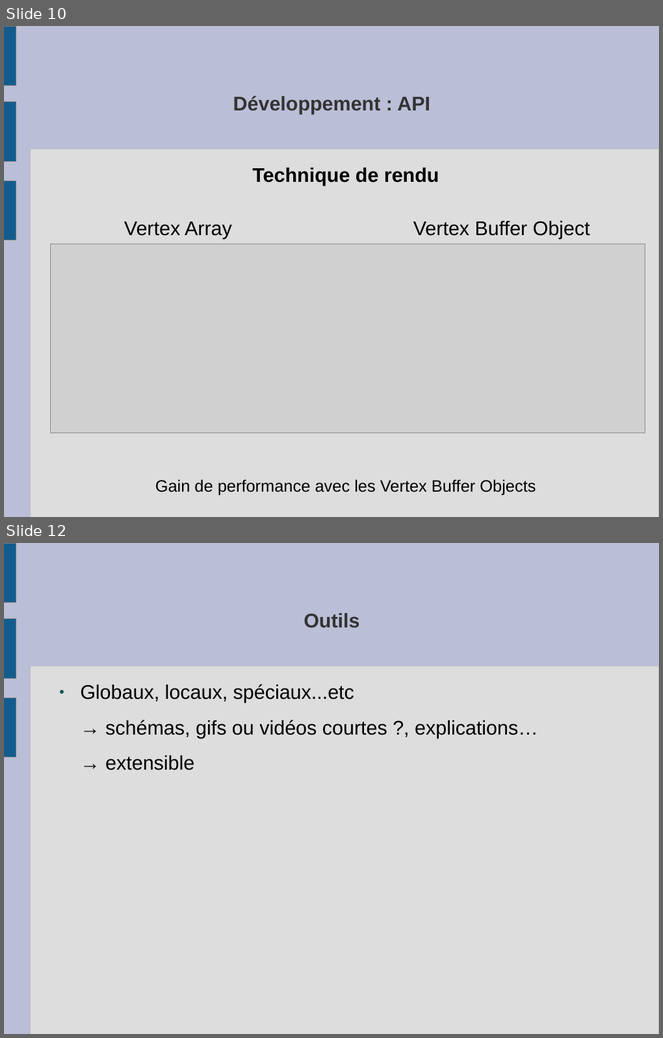
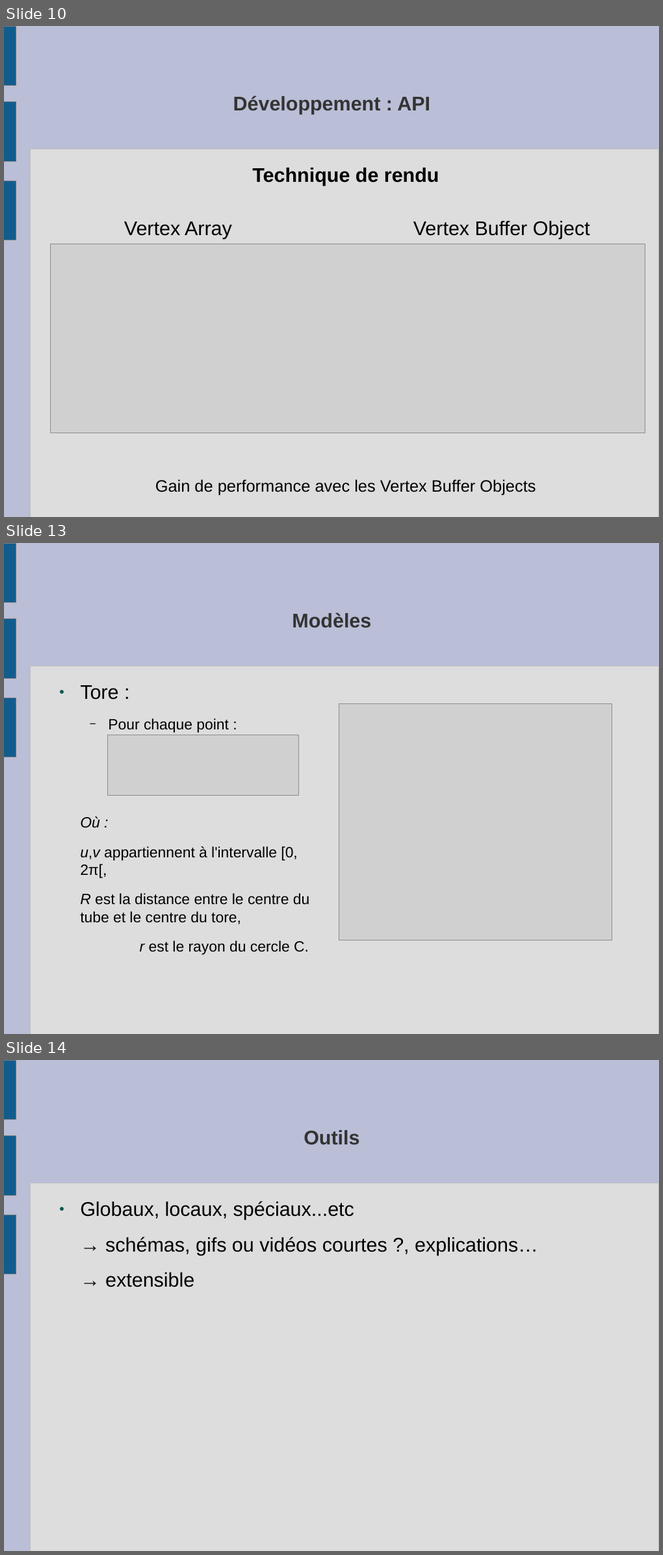
Before and after one commit to slvrgauthier/OpenSculpt, a slide deck: Documentation/Soutenance.odp. Shown one above the other, each under a label of ours: slides 10 and 12 before the commit, slides 10, 13 and 14 after it; the slides between them are not shown. The pictures are 663x1038 and 663x1555 pixels, drawn with LibreOffice and Linux fonts; fonts in the diff are those of the drawing; grey boxes stand for pictures. Boxes give left, top, right and bottom in pixels: in the first picture for what was removed or moved away, otherwise in the second. Text is boxed around its words. In the diff, an @@ line names an element or a change of style, - is before the commit and + after.

```diff
--- a/Documentation/Soutenance.odp
+++ b/Documentation/Soutenance.odp
@@ slide 13 added at (x1=4, y1=543, x2=659, y2=1034), background #BABED6; not listed: 4 template elements that a slide beside it also shows @@
@@ title added at (x1=292, y1=613, x2=371, y2=628), 24 pt, text #333333, bold @@
+Modèles
@@ text added at (x1=80, y1=685, x2=310, y2=955), 18 pt, text #000000 @@
+● Tore :
+  − Pour chaque point :
+Où :
+u,v appartiennent à l'intervalle [0, 2π[,
+R est la distance entre le centre du tube et le centre du tore,
+r est le rayon du cercle C.
@@ picture added at (x1=339, y1=704, x2=612, y2=941) @@
@@ picture added at (x1=108, y1=735, x2=300, y2=796) @@
@@ what was slide 12 is now slide 14 @@
```
Also in this commit, not shown: 4 other slides added, 1 slide removed, 1 other file.
